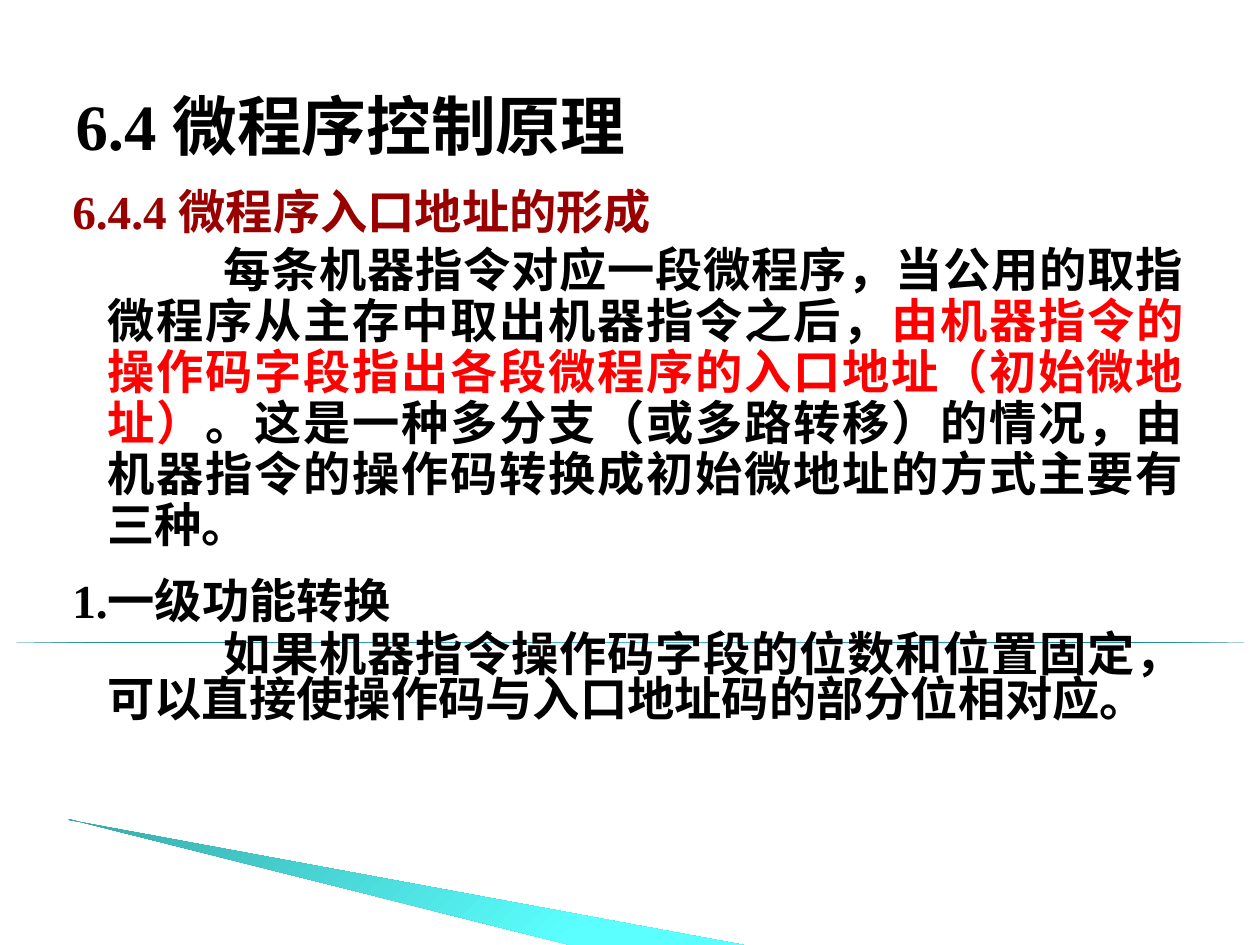
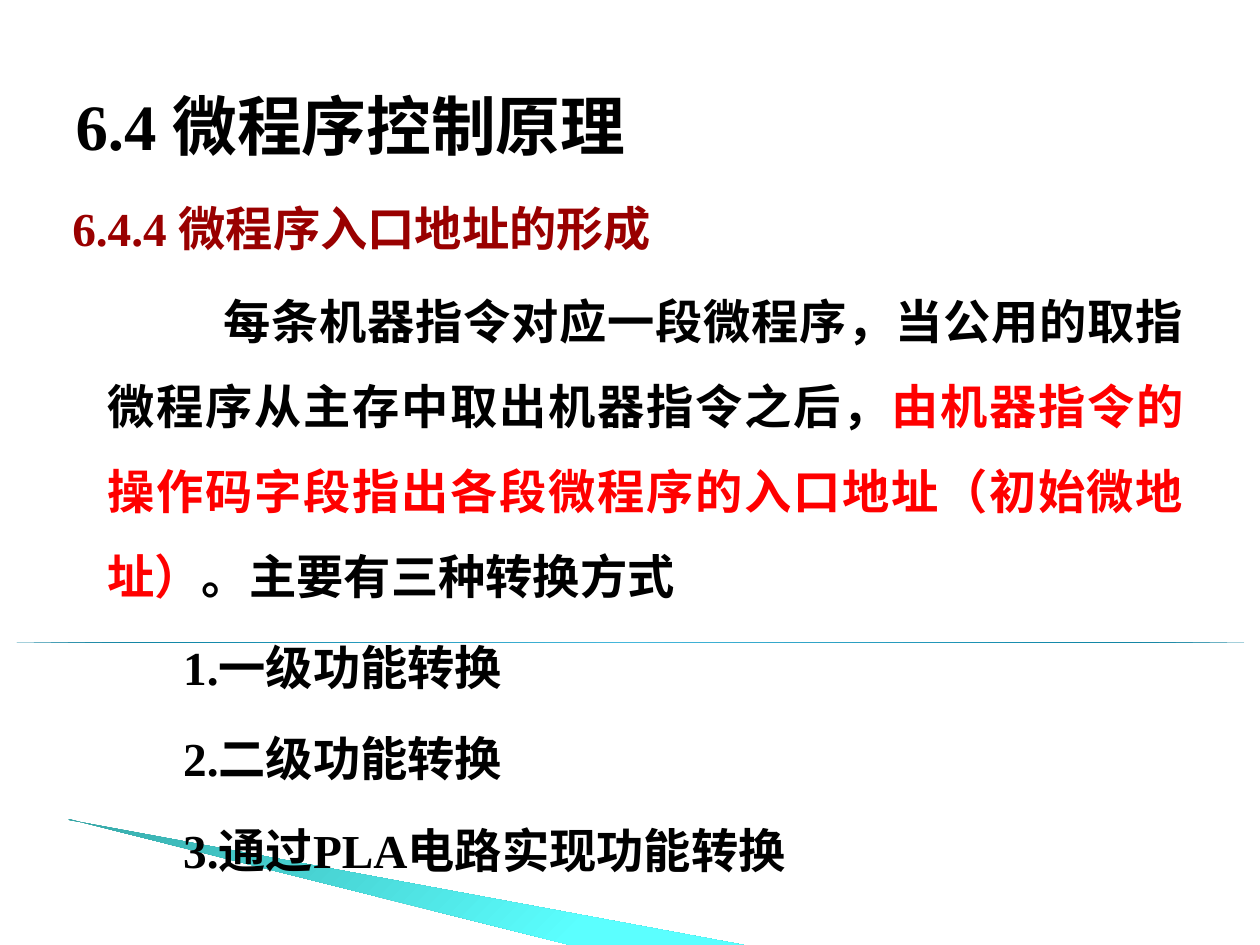
Before and after one commit to edu2act/course-computer-organization, a slide deck: slide 26 of materials/slides/chapter_6_02.ppt (slide 30 before the commit). Drawn at 1260x945 pixels with LibreOffice and Linux fonts; fonts in the diff are those of the drawing; background and template pictures are left out. Boxes give left, top, right and bottom in pixels: in the first picture for what was removed or moved away, otherwise in the second. Text is boxed around its words. In the diff, an @@ line names an element or a change of style, - is before the commit and + after.

```diff
--- a/materials/slides/chapter_6_02.ppt
+++ b/materials/slides/chapter_6_02.ppt
@@ text at [72, 205, 652, 690]: line spacing 1.2 to 1.5; list level 1 to 4 in "1.一级功能转换" @@
@@ text at [107, 298, 1183, 599]: text changed @@
-每条机器指令对应一段微程序，当公用的取指微程序从主存中取出机器指令之后，由机器指令的操作码字段指出各段微程序的入口地址（初始微地址）。这是一种多分支（或多路转移）的情况，由机器指令的操作码转换成初始微地址的方式主要有三种。
+每条机器指令对应一段微程序，当公用的取指微程序从主存中取出机器指令之后，由机器指令的操作码字段指出各段微程序的入口地址（初始微地址）。主要有三种转换方式
@@ text at [183, 740, 785, 877]: text changed @@
-如果机器指令操作码字段的位数和位置固定，可以直接使操作码与入口地址码的部分位相对应。
+      2.二级功能转换
+      3.通过PLA电路实现功能转换
```
Also in this commit, not shown: 25 other slides changed, 1 slide added, 12 slides removed, 16 other files.
